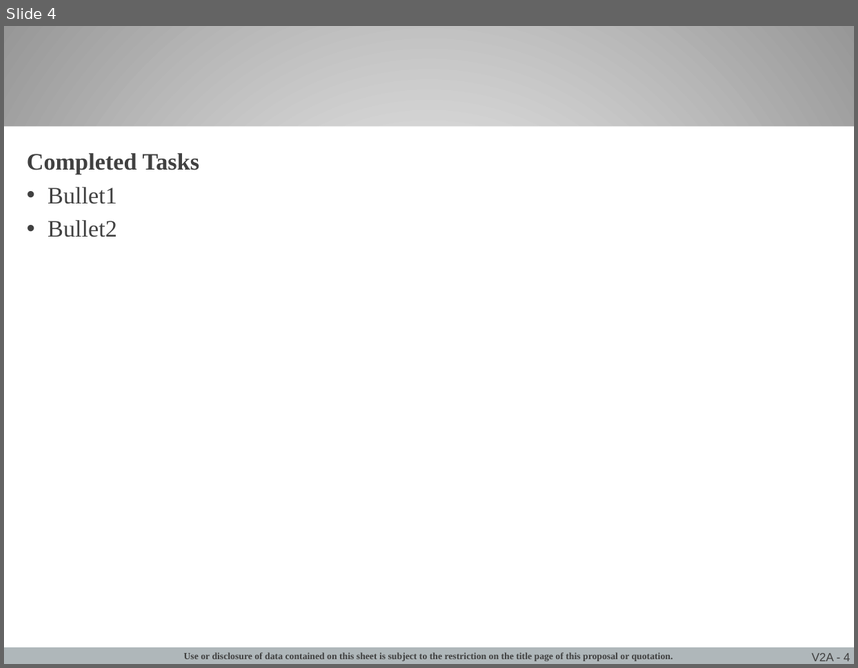
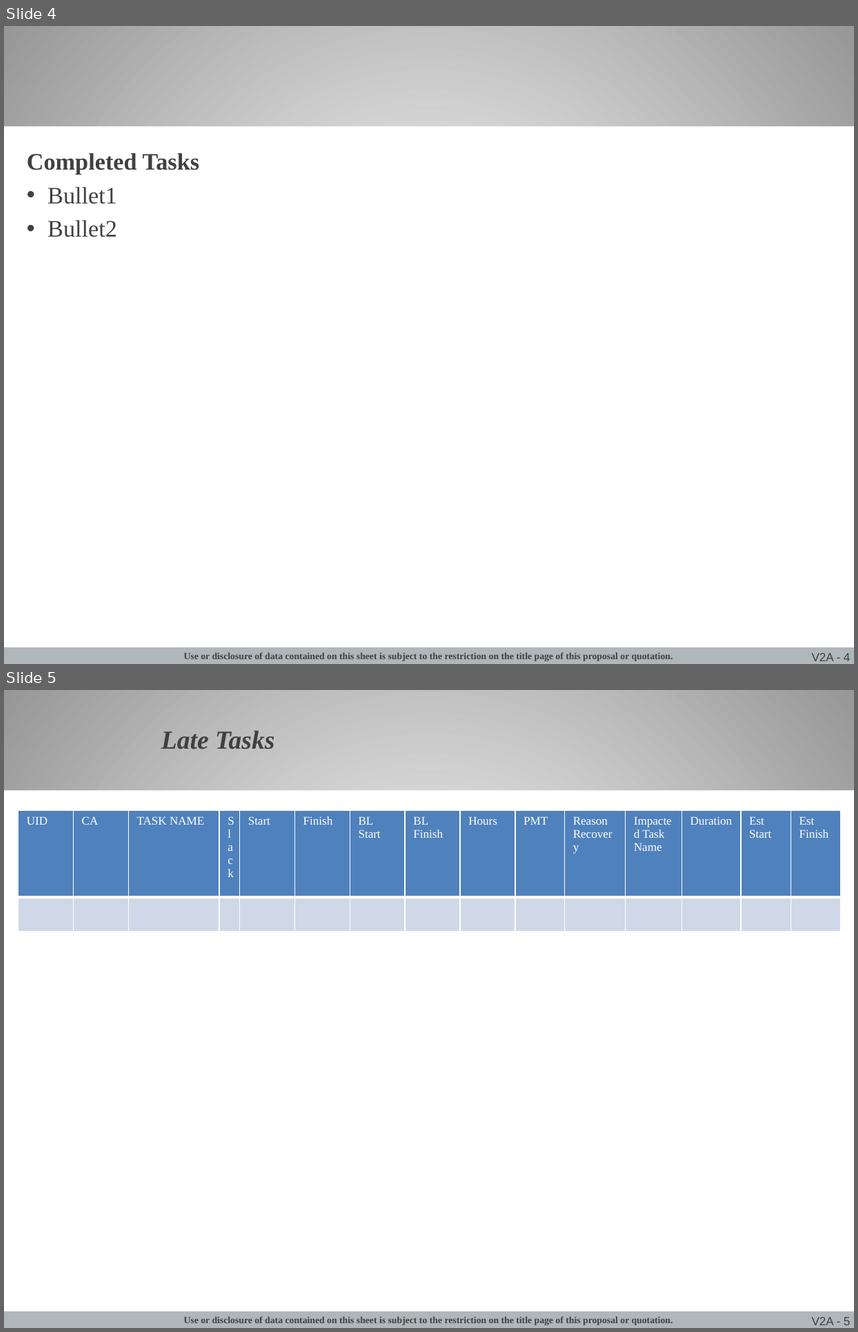
Before and after one commit to jgoodso2/PMMP, a slide deck: PMMPresentation/Modules/Templates/PMM Template.pptx. Shown one above the other, each under a label of ours: slide 4 before the commit, slides 4 and 5 after it. The pictures are 858x668 and 858x1332 pixels, drawn with LibreOffice and Linux fonts; fonts in the diff are those of the drawing; background and template pictures are left out. Boxes give left, top, right and bottom in pixels: in the first picture for what was removed or moved away, otherwise in the second. Text is boxed around its words. In the diff, an @@ line names an element or a change of style, - is before the commit and + after.

Commit message:
Included Late Tasks Slide template

```diff
--- a/PMMPresentation/Modules/Templates/PMM Template.pptx
+++ b/PMMPresentation/Modules/Templates/PMM Template.pptx
@@ slide 5 added at <box>4,690,854,1328</box>, background gradient #FFFFFF to #979797; not listed: 4 template elements that a slide beside it also shows @@
@@ title added at <box>161,731,274,749</box>, 22 pt, text #404040, bold, italic @@
+Late Tasks
@@ table added at <box>18,811,842,939</box>, 2 rows, 15 columns @@
+UID | CA | TASK NAME | Slack | Start | Finish | BL Start | BL Finish | Hours | PMT | Reason Recovery | Impacted Task Name | Duration | Est Start | Est Finish
+ |  |  |  |  |  |  |  |  |  |  |  |  |  | 
```
Also in this commit, not shown: 47 other files.
